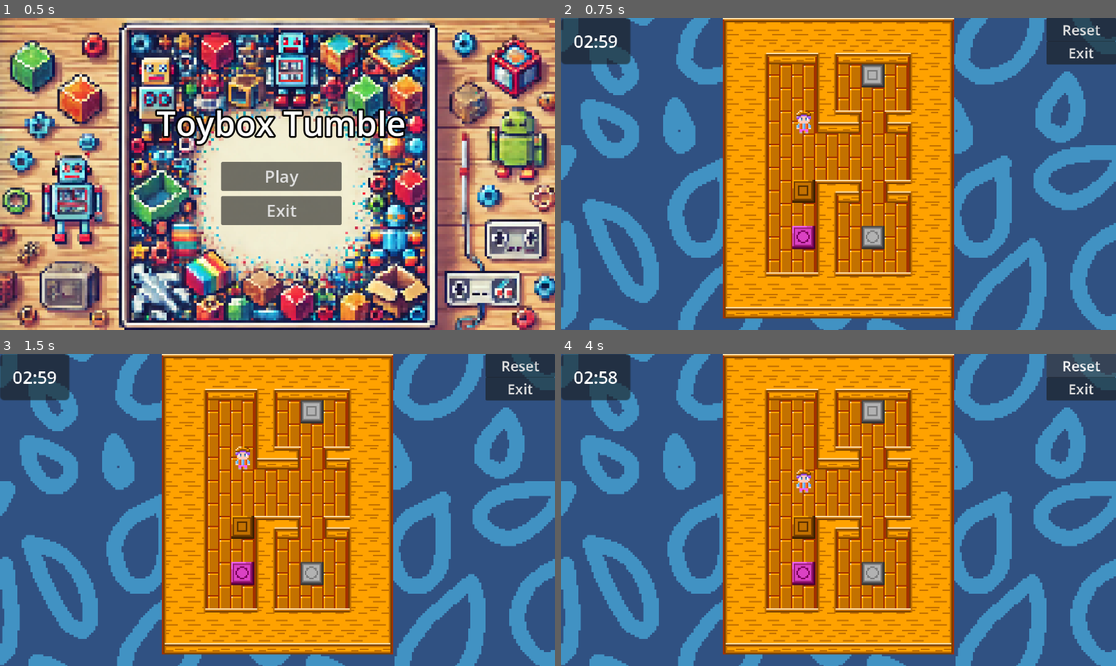
Above: before the commit, frames 1-4 (two rows, left to right).
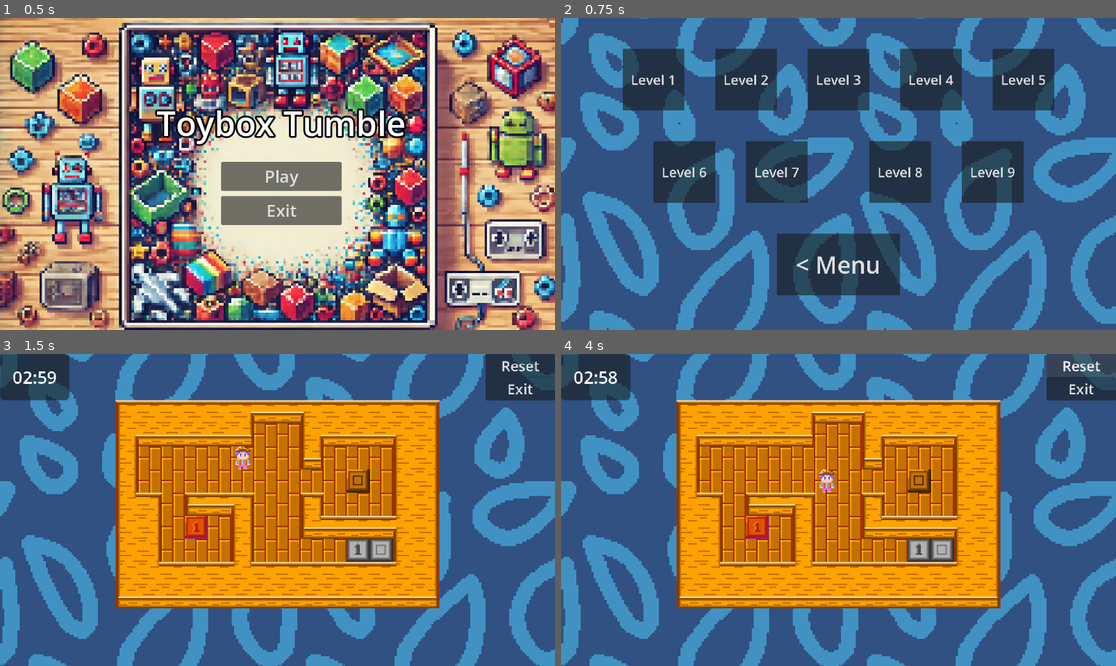
Above: after the commit, the same moments.

Repository: N3K0014/PuzzleGame
Game: Godot game, scene res://Main_Menu/main_menu.tscn
Same seed, same stepped clock (60 frames per second), same inputs: the game is played once before the commit and once after it.
Inputs (mouse positions are in pixels of both pictures, inside the frame that each line leads up to):
- Up to frame 1 (0.5 s): no input
- Up to frame 2 (0.75 s): click "Play" at 0.5 s
- Up to frame 3 (1.5 s): click (183, 416) at 1.25 s, where only the run after the commit has a clickable "Level 2"
- Up to frame 4 (4 s): click "Reset" at 2 s; tap Enter at 2.75 s; hold Right (ui_right) 2.78-3.53 s; tap Space at 3.5 s; hold Down (ui_down) from 3.53 s (still down)

Frame 1 is identical in both runs. In frame 2, 61% of the frame differs, in the area x 0-100%, y 0-100%; in frame 3, 39%; in frame 4, 40%.

Commit message:
level selector

Diff:
--- /dev/null
+++ b/Main_Menu/LevelSel.tscn
@@ -0,0 +1,137 @@
+[gd_scene load_steps=3 format=3 uid="uid://nclmrqqojxef"]
+
+[ext_resource type="Texture2D" uid="uid://y1nxqvvdoj4h" path="res://Assets/Blue_BG.png" id="1_orht6"]
+[ext_resource type="Script" path="res://Main_Menu/level_sel.gd" id="1_rk8ob"]
+
+[node name="Control" type="Control"]
+clip_contents = true
+layout_mode = 3
+anchor_right = 0.333
+anchor_bottom = 0.37
+offset_right = 0.384003
+offset_bottom = -20.76
+grow_horizontal = 2
+grow_vertical = 2
+scale = Vector2(3, 3)
+script = ExtResource("1_rk8ob")
+
+[node name="Buttons" type="Node" parent="."]
+
+[node name="Level1" type="Button" parent="Buttons"]
+offset_left = 128.0
+offset_top = 64.0
+offset_right = 311.0
+offset_bottom = 247.0
+scale = Vector2(0.7, 0.7)
+size_flags_horizontal = 0
+theme_override_font_sizes/font_size = 40
+text = "Level 1"
+
+[node name="Level2" type="Button" parent="Buttons"]
+offset_left = 320.0
+offset_top = 64.0
+offset_right = 503.0
+offset_bottom = 247.0
+scale = Vector2(0.7, 0.7)
+size_flags_horizontal = 0
+theme_override_font_sizes/font_size = 40
+text = "Level 2"
+
+[node name="Level3" type="Button" parent="Buttons"]
+offset_left = 512.0
+offset_top = 64.0
+offset_right = 695.0
+offset_bottom = 247.0
+scale = Vector2(0.7, 0.7)
+size_flags_horizontal = 0
+theme_override_font_sizes/font_size = 40
+text = "Level 3"
+
+[node name="Level4" type="Button" parent="Buttons"]
+offset_left = 704.0
+offset_top = 64.0
+offset_right = 887.0
+offset_bottom = 247.0
+scale = Vector2(0.7, 0.7)
+size_flags_horizontal = 0
+theme_override_font_sizes/font_size = 40
+text = "Level 4"
+
+[node name="Level5" type="Button" parent="Buttons"]
+offset_left = 896.0
+offset_top = 64.0
+offset_right = 1079.0
+offset_bottom = 247.0
+scale = Vector2(0.7, 0.7)
+size_flags_horizontal = 0
+theme_override_font_sizes/font_size = 40
+text = "Level 5"
+
+[node name="Level6" type="Button" parent="Buttons"]
+offset_left = 192.0
+offset_top = 256.0
+offset_right = 375.0
+offset_bottom = 439.0
+scale = Vector2(0.7, 0.7)
+size_flags_horizontal = 0
+theme_override_font_sizes/font_size = 40
+text = "Level 6"
+
+[node name="Level7" type="Button" parent="Buttons"]
+offset_left = 384.0
+offset_top = 256.0
+offset_right = 567.0
+offset_bottom = 439.0
+scale = Vector2(0.7, 0.7)
+size_flags_horizontal = 0
+theme_override_font_sizes/font_size = 40
+text = "Level 7"
+
+[node name="Level8" type="Button" parent="Buttons"]
+offset_left = 640.0
+offset_top = 256.0
+offset_right = 823.0
+offset_bottom = 439.0
+scale = Vector2(0.7, 0.7)
+size_flags_horizontal = 0
+theme_override_font_sizes/font_size = 40
+text = "Level 8"
+
+[node name="Level9" type="Button" parent="Buttons"]
+offset_left = 832.0
+offset_top = 256.0
+offset_right = 1015.0
+offset_bottom = 439.0
+scale = Vector2(0.7, 0.7)
+size_flags_horizontal = 0
+theme_override_font_sizes/font_size = 40
+text = "Level 9"
+
+[node name="Menu" type="Button" parent="Buttons"]
+offset_left = 448.0
+offset_top = 448.0
+offset_right = 813.0
+offset_bottom = 631.0
+scale = Vector2(0.7, 0.7)
+size_flags_horizontal = 0
+theme_override_font_sizes/font_size = 70
+text = "< Menu"
+
+[node name="BackGround2" type="Sprite2D" parent="."]
+z_index = -1
+texture_filter = 1
+position = Vector2(0, -85.3333)
+scale = Vector2(1.5, 1.5)
+texture = ExtResource("1_orht6")
+centered = false
+
+[connection signal="pressed" from="Buttons/Level1" to="." method="_on_level_1_pressed"]
+[connection signal="pressed" from="Buttons/Level2" to="." method="_on_level_2_pressed"]
+[connection signal="pressed" from="Buttons/Level3" to="." method="_on_level_3_pressed"]
+[connection signal="pressed" from="Buttons/Level4" to="." method="_on_level_4_pressed"]
+[connection signal="pressed" from="Buttons/Level5" to="." method="_on_level_5_pressed"]
+[connection signal="pressed" from="Buttons/Level6" to="." method="_on_level_6_pressed"]
+[connection signal="pressed" from="Buttons/Level7" to="." method="_on_level_7_pressed"]
+[connection signal="pressed" from="Buttons/Level8" to="." method="_on_level_8_pressed"]
+[connection signal="pressed" from="Buttons/Level9" to="." method="_on_level_9_pressed"]
+[connection signal="pressed" from="Buttons/Menu" to="." method="_on_menu_pressed"]
--- /dev/null
+++ b/Main_Menu/level_sel.gd
@@ -0,0 +1,40 @@
+extends Control
+
+func _on_menu_pressed() -> void:
+	get_tree().change_scene_to_file("res://Main_Menu/main_menu.tscn")
+
+
+func _on_level_1_pressed() -> void:
+	get_tree().change_scene_to_file("res://Scenes/Levels/level_1.tscn")
+
+
+func _on_level_2_pressed() -> void:
+	get_tree().change_scene_to_file("res://Scenes/Levels/level_2.tscn")
+
+
+func _on_level_3_pressed() -> void:
+	get_tree().change_scene_to_file("res://Scenes/Levels/level_3.tscn")
+
+
+func _on_level_4_pressed() -> void:
+	get_tree().change_scene_to_file("res://Scenes/Levels/level_4.tscn")
+
+
+func _on_level_5_pressed() -> void:
+	get_tree().change_scene_to_file("res://Scenes/Levels/level_5.tscn")
+
+
+func _on_level_6_pressed() -> void:
+	get_tree().change_scene_to_file("res://Scenes/Levels/level_6.tscn")
+
+
+func _on_level_7_pressed() -> void:
+	get_tree().change_scene_to_file("res://Scenes/Levels/level_7.tscn")
+
+
+func _on_level_8_pressed() -> void:
+	get_tree().change_scene_to_file("res://Scenes/Levels/level_8.tscn")
+
+
+func _on_level_9_pressed() -> void:
+	get_tree().change_scene_to_file("res://Scenes/Levels/level_9.tscn")
--- a/Main_Menu/main_menu.gd
+++ b/Main_Menu/main_menu.gd
@@ -4,4 +4,4 @@
 	get_tree().quit()
 
 func _on_play_button_pressed() -> void:
-	get_tree().change_scene_to_file("res://Scenes/Levels/level_1.tscn")
+	get_tree().change_scene_to_file("res://Main_Menu/LevelSel.tscn")
--- a/Scenes/camera.gd
+++ b/Scenes/camera.gd
@@ -7,7 +7,7 @@
 	get_tree().reload_current_scene()
 
 func _on_exit_pressed() -> void:
-	get_tree().quit()
+	get_tree().change_scene_to_file("res://Main_Menu/main_menu.tscn")
 
 func _on_confirmation_dialog_confirmed() -> void:
 	NextLevel.Next()
@@ -27,7 +27,7 @@
 
 
 func _on_lose_dialog_canceled() -> void:
-	get_tree().quit()
+	get_tree().change_scene_to_file("res://Main_Menu/main_menu.tscn")
 
 
 func _on_win_dialog_canceled() -> void:
--- a/Scenes/camera.tscn
+++ b/Scenes/camera.tscn
@@ -76,7 +76,7 @@
 stream = ExtResource("2_12tst")
 volume_db = -10.0
 autoplay = true
-parameters/looping = false
+parameters/looping = true
 
 [connection signal="canceled" from="WinDialog" to="." method="_on_win_dialog_canceled"]
 [connection signal="confirmed" from="WinDialog" to="." method="_on_confirmation_dialog_confirmed"]
